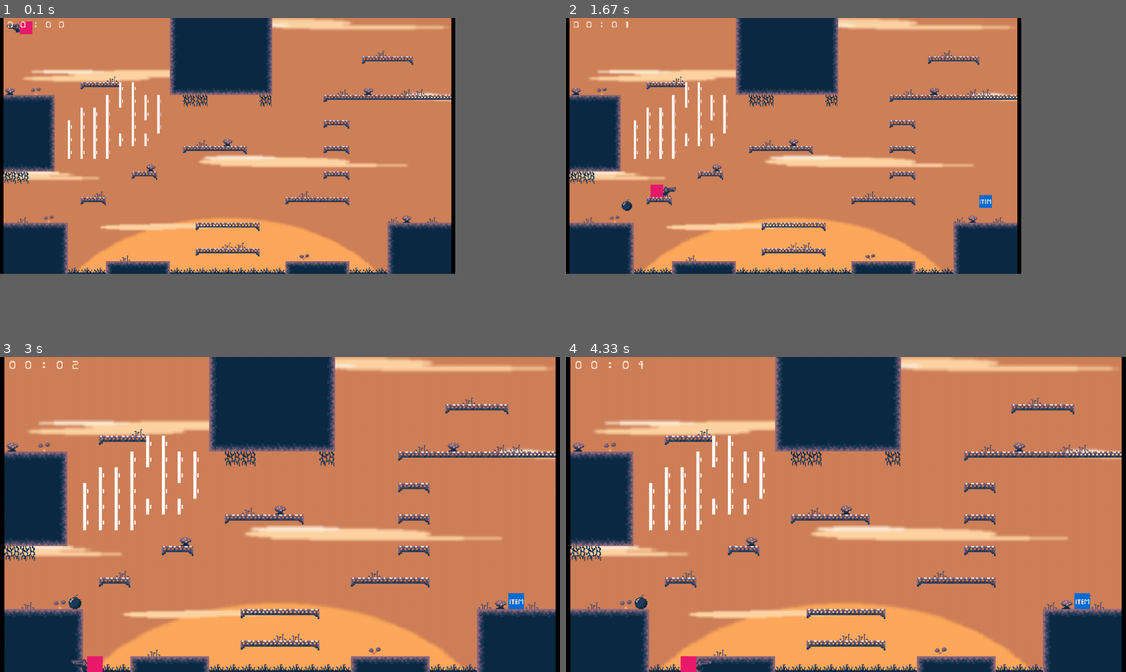
Above: before the commit, frames 1-4 (two rows, left to right).
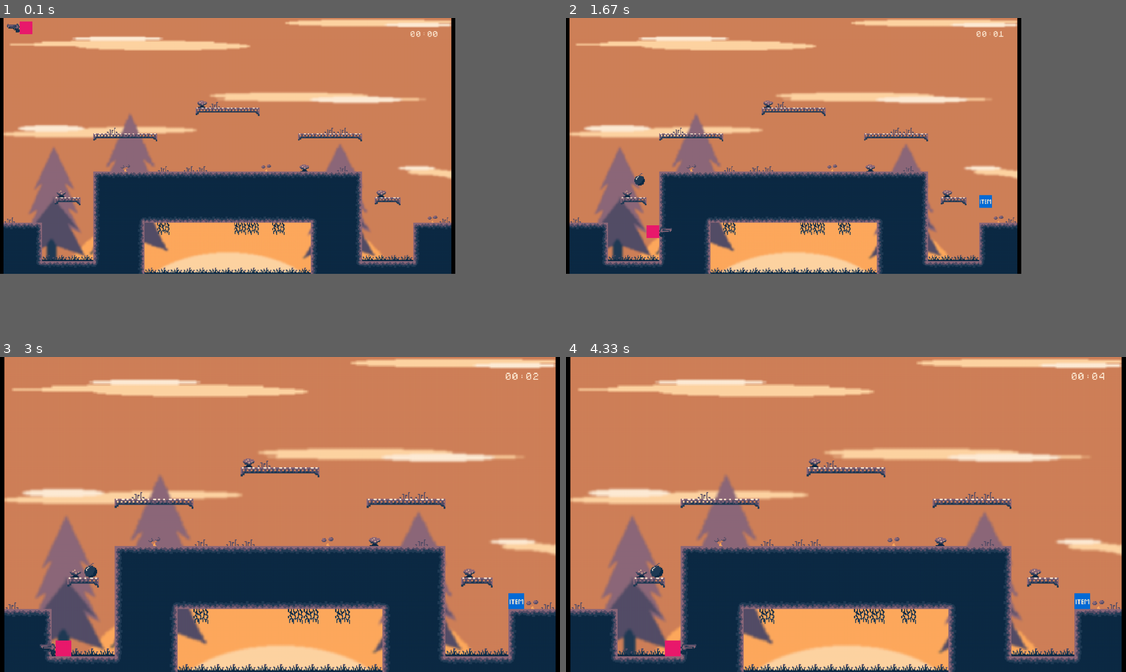
Above: after the commit, the same moments.

Repository: jesperkha/pygame-game
Game: pygame game, started from index.py
Same seed, same stepped clock (60 frames per second), same inputs: the game is played once before the commit and once after it.
Inputs:
- Up to frame 1 (0.1 s): no input
- Up to frame 2 (1.67 s): tap K at 0.33, 0.82 s; hold Right 0.67-1.13 s; tap F at 0.73, 1.03, 1.23, 1.57 s; hold Up 1.17-1.47 s; hold Right from 1.5 s (still down)
- Up to frame 3 (3 s): tap F at 1.87, 2.07, 2.37, 2.63, 2.97 s; release Right at 1.97 s; hold Left 2-2.53 s; tap K at 2.15 s; hold Down 2.57-2.87 s; hold Left from 2.9 s (still down)
- Up to frame 4 (4.33 s): tap F at 3.27, 3.4, 3.8, 4.1 s; release Left at 3.3 s; hold Up 3.33-3.7 s; tap K at 3.48 s; hold Right from 3.73 s (still down)

The runs differ from the first frame. In frame 1, 32% of the frame differs, in the area x 0-81%, y 0-82%; in frame 2, 32%; in frame 3, 48%, in the area x 0-100%, y 0-100%; in frame 4, 48%.

Commit message:
15.03.21

Diff:
--- a/index.py
+++ b/index.py
@@ -24,7 +24,7 @@
 from item import update_items, create_item, Item
 from timer import GameTimer
 
-LEVEL = 1
+LEVEL = 2
 
 gun = Gun(load_json("./main.json")["items"]["pistol"])
 gun.animation_player.init()
--- a/timer.py
+++ b/timer.py
@@ -22,29 +22,31 @@
             self.time += 1 # seconds
 
         display_time = self.convert_to_minutes_and_seconds()
-        pos = [0, 0]
+        space = 7
+
+        pos = [Game.WIDTH - 5*space - 16, 16]
 
         # Display minutes
         if len(display_time[0]) == 1:
             win.blit(self.nums["0"], pos)
-            pos[0] += Game.TILESIZE
+            pos[0] += space
 
         for min in display_time[0]:
             win.blit(self.nums[min], pos)
-            pos[0] += Game.TILESIZE
+            pos[0] += space
 
         # Display seperation colon
         win.blit(self.colon, pos)
-        pos[0] += Game.TILESIZE
+        pos[0] += space
 
         # Display seconds
         if len(display_time[1]) == 1:
             win.blit(self.nums["0"], pos)
-            pos[0] += Game.TILESIZE
+            pos[0] += space
 
         for sec in display_time[1]:
             win.blit(self.nums[sec], pos)
-            pos[0] += Game.TILESIZE
+            pos[0] += space
 
 
     def convert_to_minutes_and_seconds(self):
Binary file changed: src/chars/0.png
Binary file changed: src/chars/1.png
Binary file changed: src/chars/2.png
Binary file changed: src/chars/3.png
Binary file changed: src/chars/4.png
Binary file changed: src/chars/5.png
Binary file changed: src/chars/6.png
Binary file changed: src/chars/7.png
Binary file changed: src/chars/8.png
Binary file changed: src/chars/9.png
Binary file changed: src/chars/colon.png
